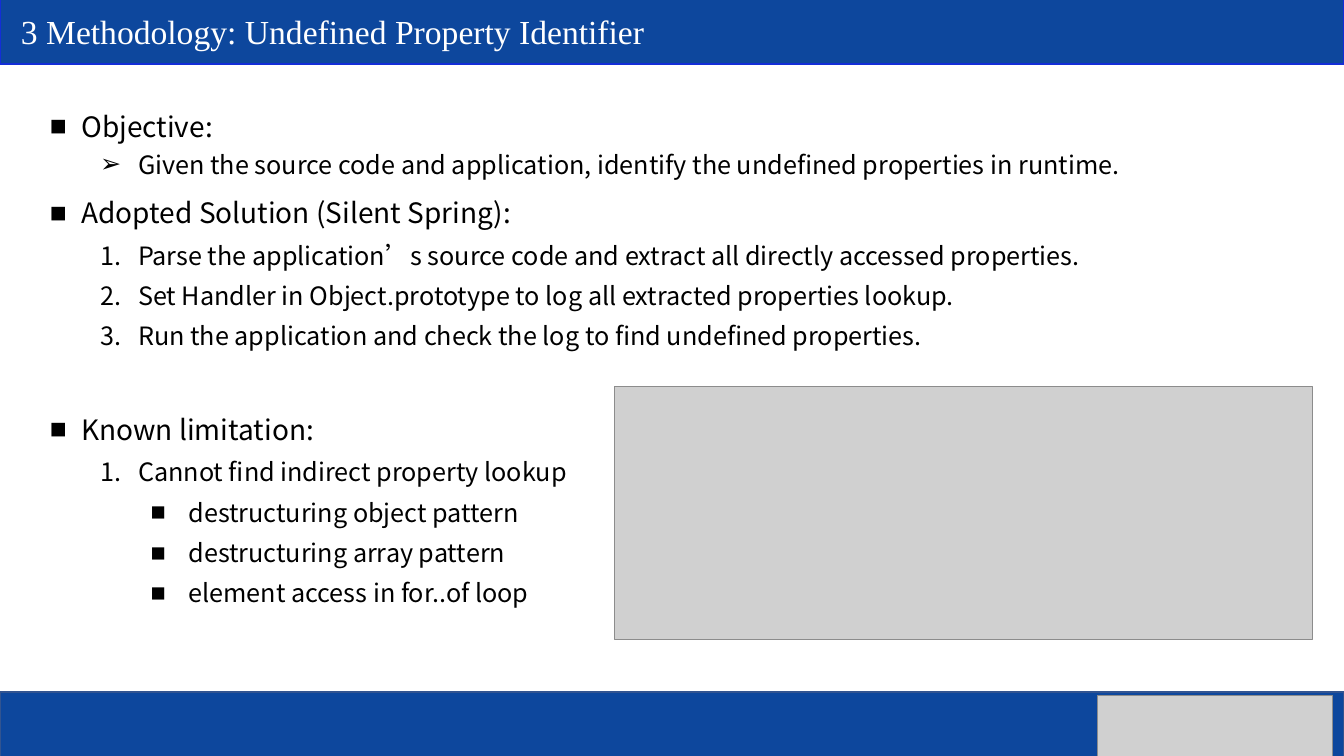
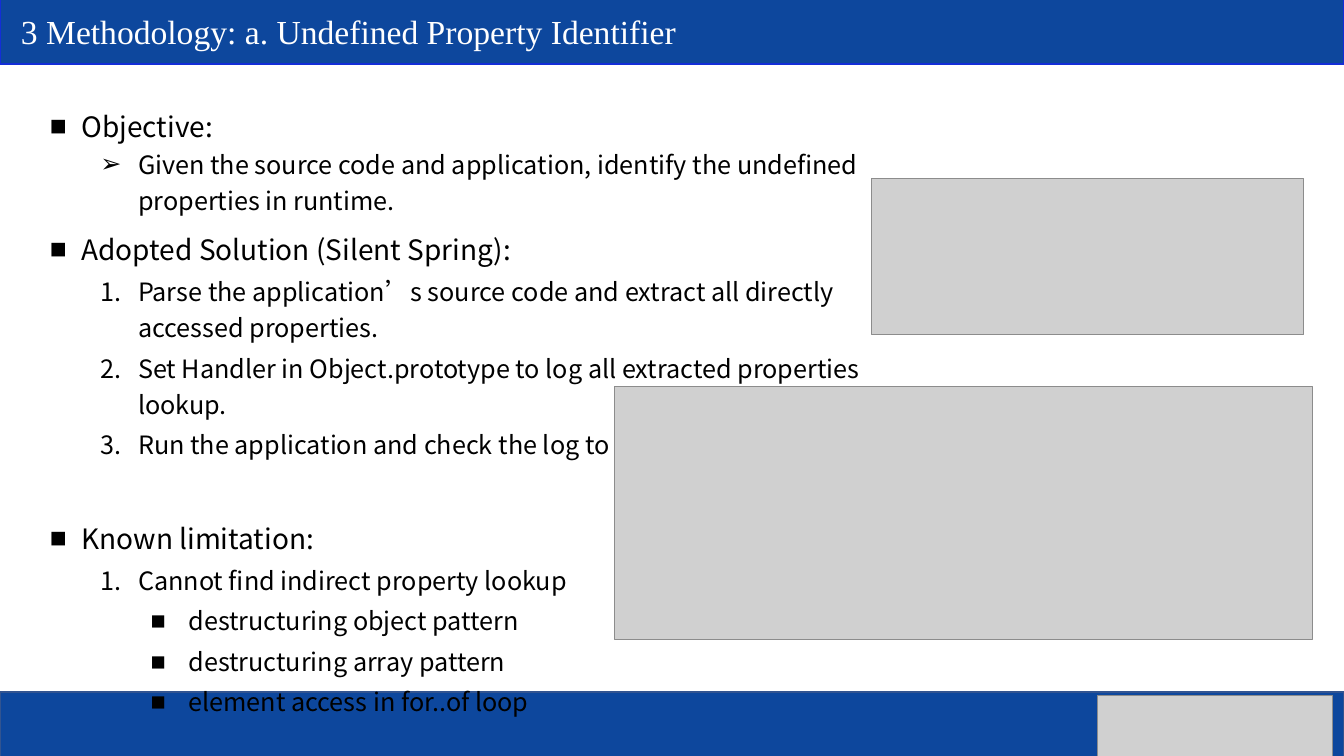
Before and after one commit to jackfromeast/UoPGadget, a slide deck: slide 13 of .assets/PPAEG-final-presentation.pptx (slide 11 before the commit). Drawn at 1344x756 pixels with LibreOffice and Linux fonts; fonts in the diff are those of the drawing; grey boxes stand for pictures. Boxes give left, top, right and bottom in pixels: in the first picture for what was removed or moved away, otherwise in the second. Text is boxed around its words. In the diff, an @@ line names an element or a change of style, - is before the commit and + after.

```diff
--- a/.assets/PPAEG-final-presentation.pptx
+++ b/.assets/PPAEG-final-presentation.pptx
@@ text at [21, 20, 676, 50]: text changed @@
-3 Methodology: Undefined Property Identifier
+3 Methodology: a. Undefined Property Identifier
@@ text "Objective:" rewrapped from [81, 114, 1119, 608] to [81, 114, 860, 712] @@
@@ picture added at [872, 178, 1305, 335] @@
```
Also in this commit, not shown: 9 other slides changed, 2 slides added, 3 other files.
